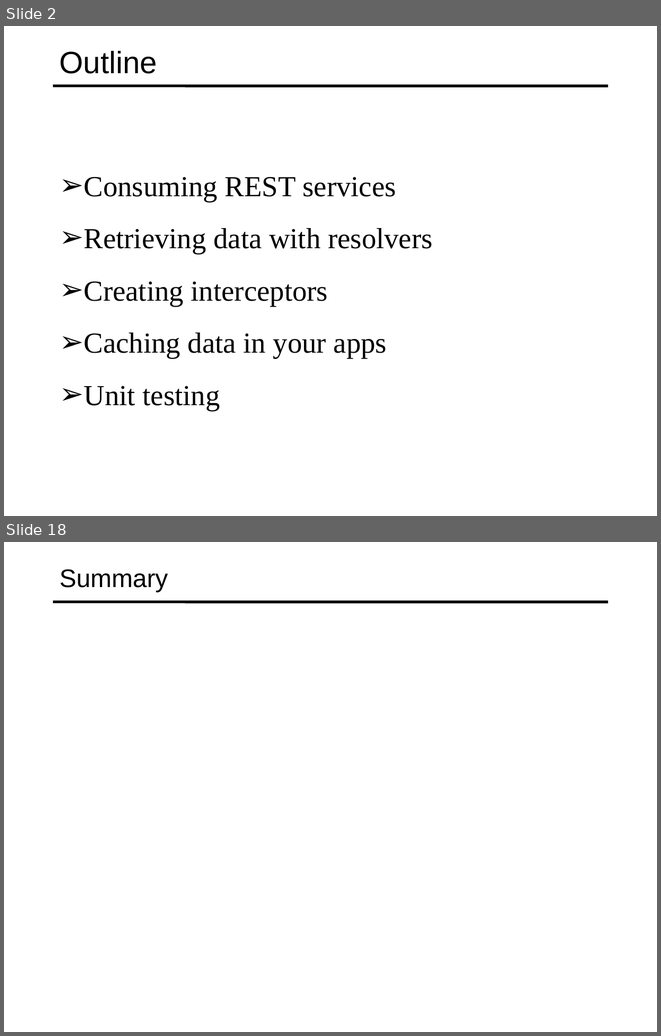
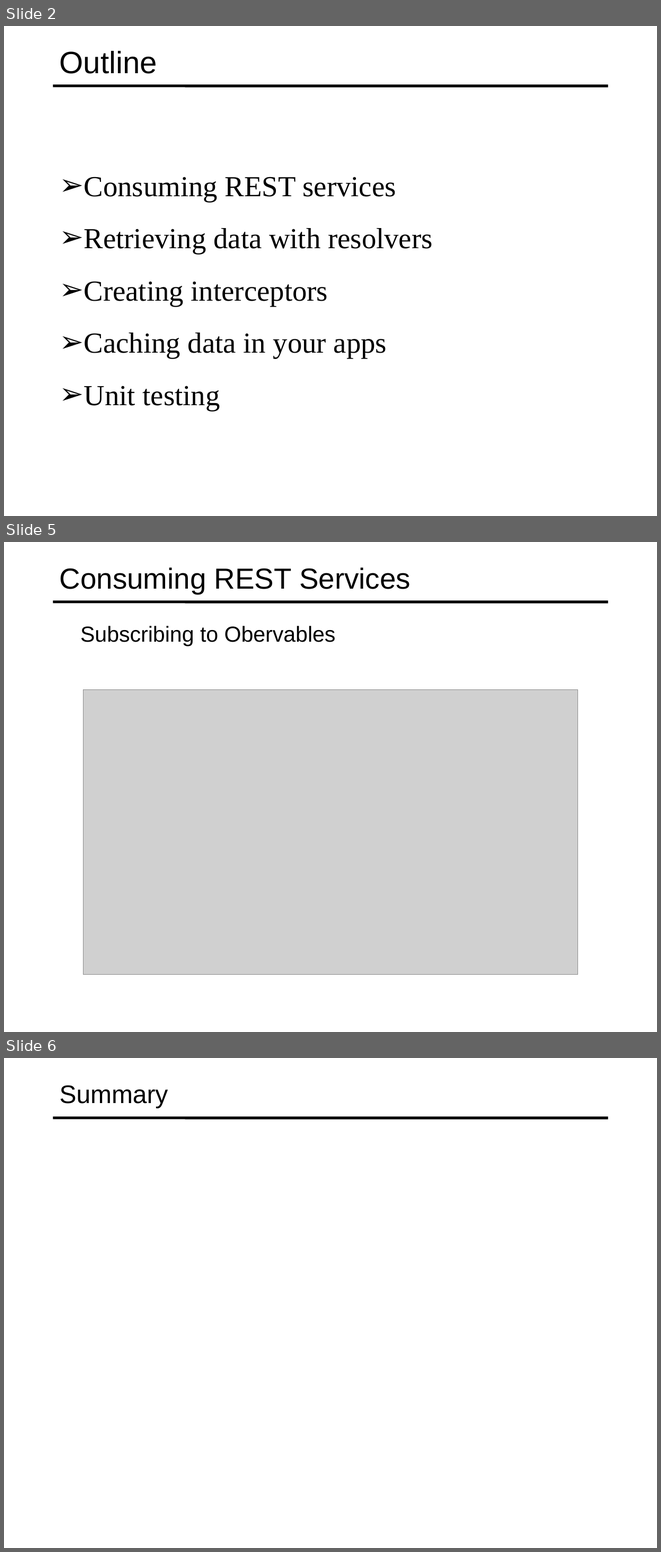
Before and after one commit to specter01wj/Jago_Link_Training, a slide deck: Angular/Angular12/Deep Dive/Angular HTTP Communication/1_Consuming REST Services/L1_Consuming REST Services.ppt. Shown one above the other, each under a label of ours: slides 2 and 18 before the commit, slides 2, 5 and 6 after it; the slides between them are not shown. The pictures are 661x1036 and 661x1552 pixels, drawn with LibreOffice and Linux fonts; fonts in the diff are those of the drawing; grey boxes stand for pictures. Boxes give left, top, right and bottom in pixels: in the first picture for what was removed or moved away, otherwise in the second. Text is boxed around its words. In the diff, an @@ line names an element or a change of style, - is before the commit and + after.

```diff
--- a/Angular/Angular12/Deep Dive/Angular HTTP Communication/1_Consuming REST Services/L1_Consuming REST Services.ppt
+++ b/Angular/Angular12/Deep Dive/Angular HTTP Communication/1_Consuming REST Services/L1_Consuming REST Services.ppt
@@ slide 5 added at box(4, 542, 657, 1032), background #FFFFFF; not listed: 1 template element that a slide beside it also shows @@
@@ title added at box(60, 567, 411, 594), 32 pt, text #000000 @@
+Consuming REST Services
@@ text added at box(80, 626, 336, 646), 24 pt, text #000000 @@
+  Subscribing to Obervables
@@ picture added at box(83, 689, 577, 974) @@
@@ what was slide 18 is now slide 6 @@
```
Also in this commit, not shown: 1 slide changed, 2 other slides added, 15 slides removed.
